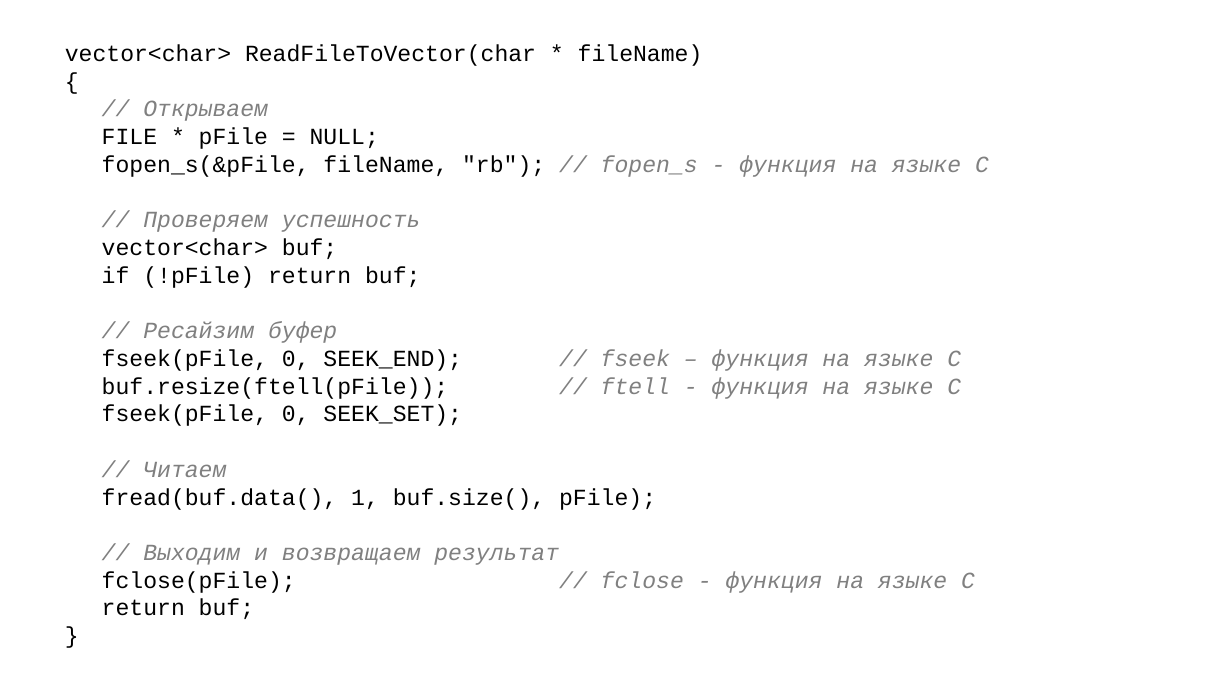
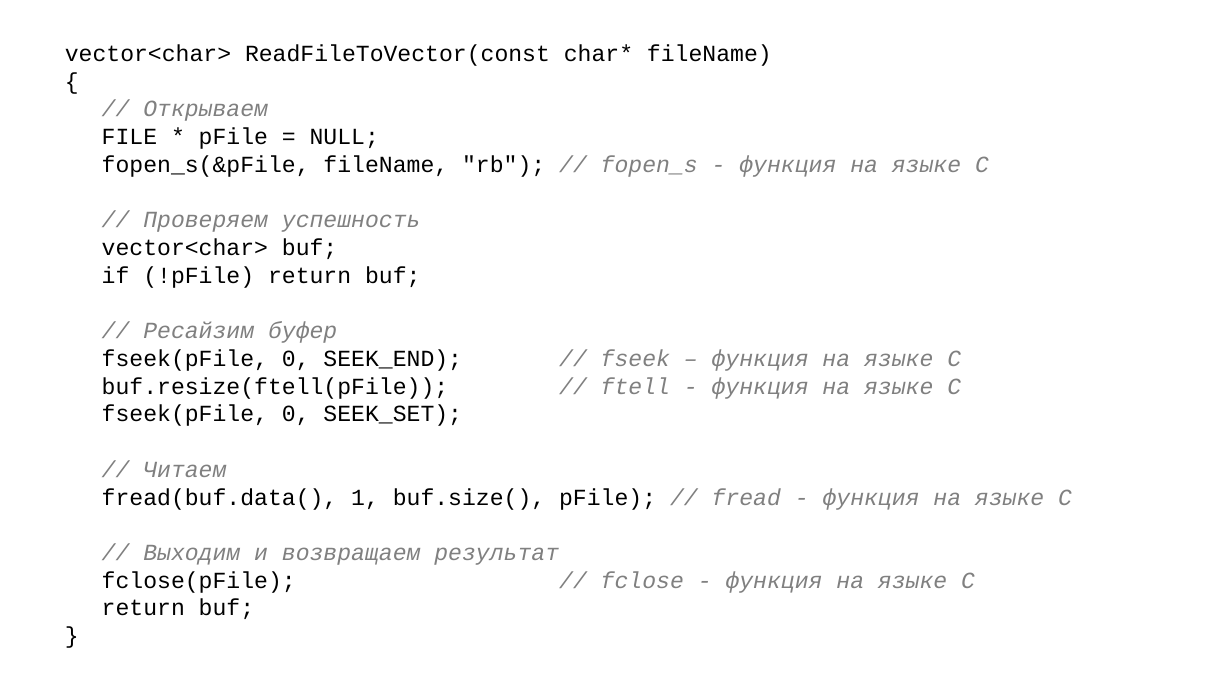
Before and after one commit to alexey-malov/oop, a slide deck: slide 52 of lectures/05/Обработка ошибок и исключительных ситуаций.pptx (slide 51 before the commit). Drawn at 1232x693 pixels with LibreOffice and Linux fonts; fonts in the diff are those of the drawing. Boxes give left, top, right and bottom in pixels: in the first picture for what was removed or moved away, otherwise in the second. Text is boxed around its words. In the diff, an @@ line names an element or a change of style, - is before the commit and + after.

```diff
--- a/lectures/05/Обработка ошибок и исключительных ситуаций.pptx
+++ b/lectures/05/Обработка ошибок и исключительных ситуаций.pptx
@@ text at box(65, 44, 772, 66): text changed @@
-vector<char> ReadFileToVector(char * fileName)
+vector<char> ReadFileToVector(const char* fileName)
@@ text at box(102, 488, 1072, 510): text changed @@
-fread(buf.data(), 1, buf.size(), pFile);
+fread(buf.data(), 1, buf.size(), pFile); // fread - функция на языке C
```
Also in this commit, not shown: 3 other slides changed, 1 slide added.
